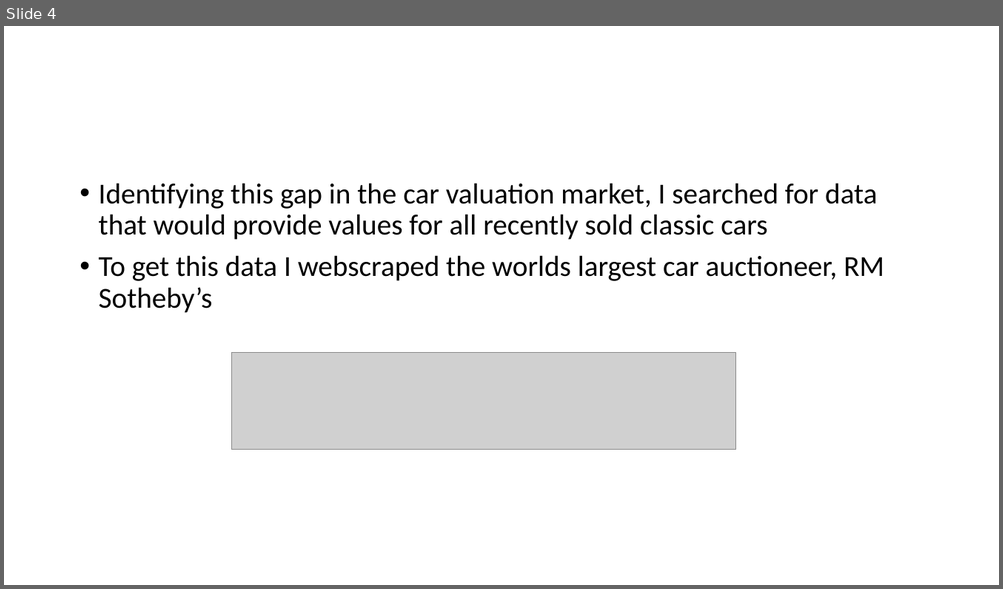
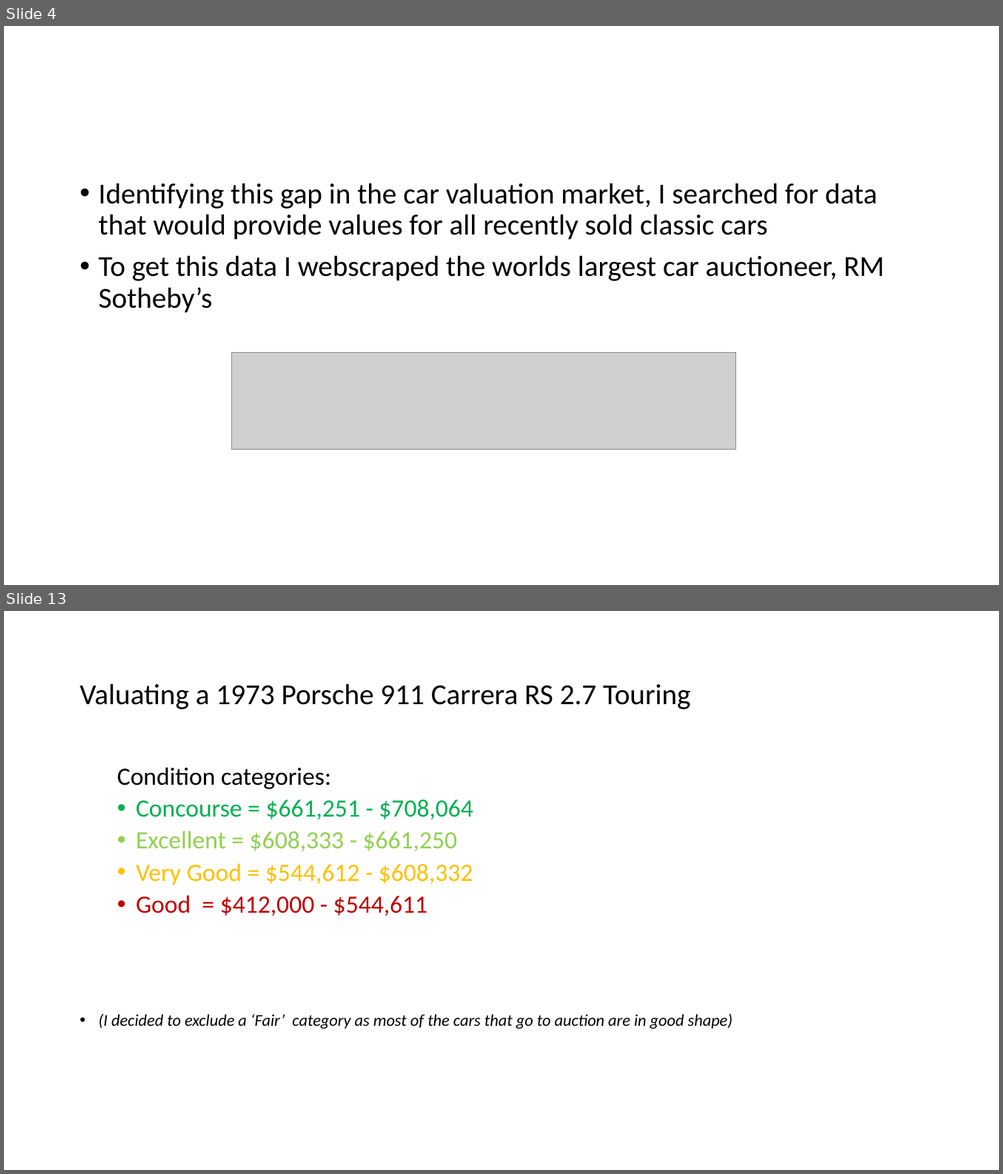
Before and after one commit to tonypennoyer/python_project, a slide deck: Tony_Pennoyer_Python_Proj_Presentation.pptx. Shown one above the other, each under a label of ours: slide 4 before the commit, slides 4 and 13 after it; the slides between them are not shown. The pictures are 1003x589 and 1003x1174 pixels, drawn with LibreOffice and Linux fonts; fonts in the diff are those of the drawing; grey boxes stand for pictures. Boxes give left, top, right and bottom in pixels: in the first picture for what was removed or moved away, otherwise in the second. Text is boxed around its words. In the diff, an @@ line names an element or a change of style, - is before the commit and + after.

```diff
--- a/Tony_Pennoyer_Python_Proj_Presentation.pptx
+++ b/Tony_Pennoyer_Python_Proj_Presentation.pptx
@@ slide 13 added at (4, 611, 999, 1170), background #FFFFFF @@
@@ title added at (79, 684, 690, 709), 28 pt, text #000000 @@
+Valuating a 1973 Porsche 911 Carrera RS 2.7 Touring
@@ text added at (99, 767, 733, 1029), 24 pt, text #000000 @@
+  Condition categories:
+  • Concourse = $661,251 - $708,064
+  • Excellent = $608,333 - $661,250
+  • Very Good = $544,612 - $608,332
+  • Good = $412,000 - $544,611
+• (I decided to exclude a ‘Fair’ category as most of the cars that go to auction are in good shape)
```
Also in this commit, not shown: 6 slides changed, 15 other slides added, 4 slides removed, 1 other file.
